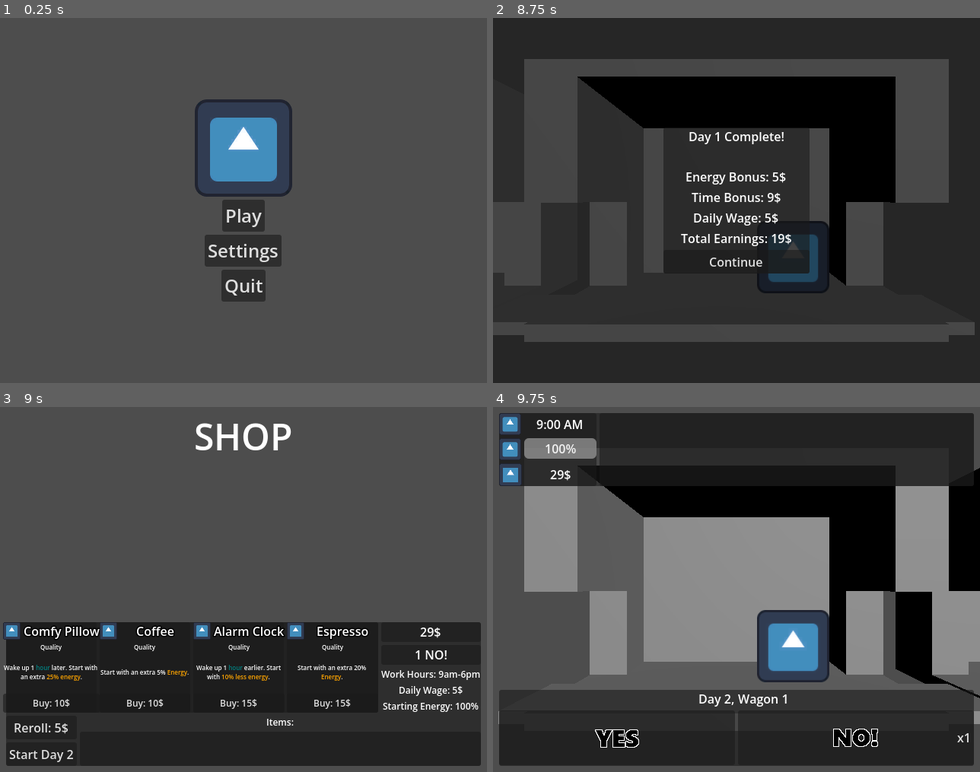
Above: before the commit, frames 1-4 (two rows, left to right).
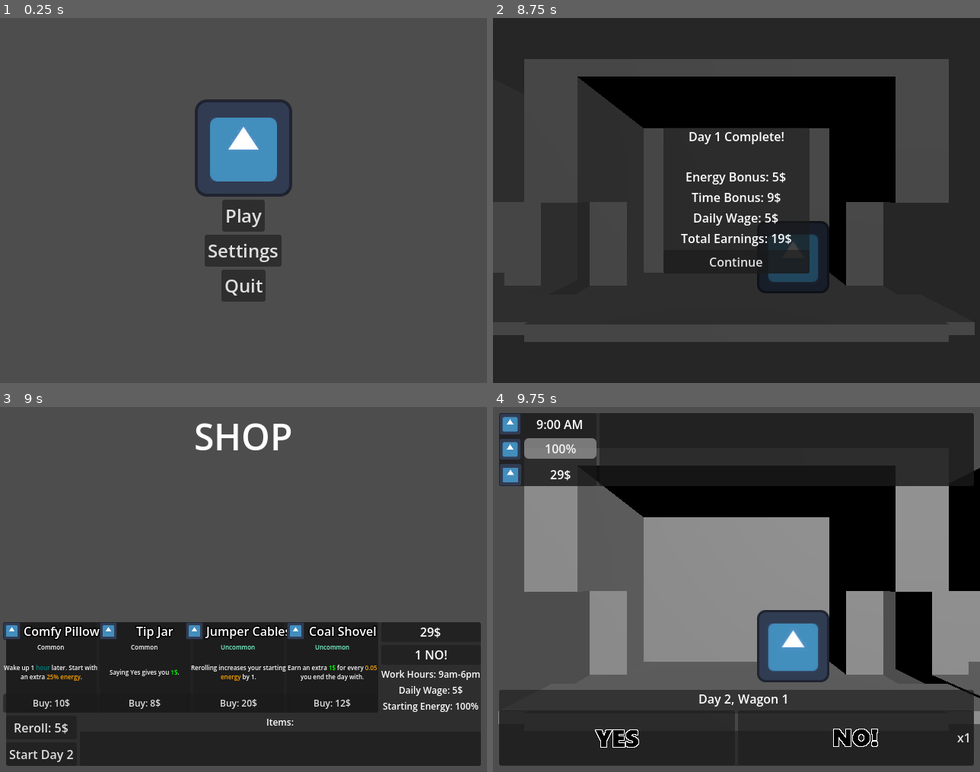
Above: after the commit, the same moments.

Repository: Smg065/WGJ2026
Game: Godot game, scene res://Scenes/MainMenu.tscn
The game is run twice, just before and just after one commit, with the same random seed, the same clock (stepped at 60 frames per second) and the same inputs. The engine's default icon, where the game draws it, is replaced by a stand-in: a white triangle on a blue panel in a dark square.
Inputs (mouse positions are in pixels of both pictures, inside the frame that each line leads up to):
- Up to frame 1 (0.25 s): no input
- Up to frame 2 (8.75 s): click "Play" at 0.5 s; click (614, 350) at 1.25 s; click "x1" at 2.75 s; click (614, 350) at 4.25 s; click (614, 350) at 5.75 s; tap Enter at 7.25 s
- Up to frame 3 (9 s): click "Continue" at 8.75 s
- Up to frame 4 (9.75 s): click "Start Day 2" at 9.5 s

Frames 1-2 are identical in both runs. In frame 3, 1.9% of the frame differs, in the area x 7-78%, y 59-83%; in frame 4, nothing differs.
Error before the commit: Parse Error: Class "ItemShelves" hides a global script class. (res://Scripts/Items/Halo.gd:2)

Commit message:
Item Bugs

Diff:
--- a/Scripts/Items/BrokenLocket.gd
+++ b/Scripts/Items/BrokenLocket.gd
@@ -9,4 +9,4 @@
 
 func on_purchase(gameplay : Gameplay) -> void:
 	gameplay.luck -= 1
-	gameplay.nos += 1
+	gameplay.startingNos += 1
--- a/Scripts/Items/ComfyPillow.gd
+++ b/Scripts/Items/ComfyPillow.gd
@@ -14,4 +14,4 @@
 
 func on_purchase(gameplay : Gameplay) -> void:
 	gameplay.startingTime += 1
-	gameplay.startingEnergy += 50
+	gameplay.startingEnergy += 25
--- a/Scripts/Items/Halo.gd
+++ b/Scripts/Items/Halo.gd
@@ -1,5 +1,5 @@
 extends ItemBase
-class_name ItemShelves
+class_name ItemHalo
 
 func setup_item() -> void:
 	itemName = "Halo"
--- a/Scripts/Items/NoButton.gd
+++ b/Scripts/Items/NoButton.gd
@@ -4,8 +4,8 @@
 func setup_item() -> void:
 	itemName = "NO! Button"
 	rarity = ItemBase.RARITIES.LEGENDARY
-	itemCost = 40
+	itemCost = 35
 	itemDescription = "+1 [color=red]NO![/color]"
 
 func on_purchase(gameplay : Gameplay) -> void:
-	gameplay.nos += 1
+	gameplay.startingNos += 1
--- a/Scripts/Items/Shelves.gd
+++ b/Scripts/Items/Shelves.gd
@@ -4,7 +4,7 @@
 func setup_item() -> void:
 	itemName = "Shelves"
 	rarity = ItemBase.RARITIES.UNCOMMON
-	itemCost = 10
+	itemCost = 15
 	itemDescription = "Rerolls cost [color=green]1$[/color] less."
 
 func on_purchase(gameplay : Gameplay) -> void:
--- a/Scripts/ShopItem.gd
+++ b/Scripts/ShopItem.gd
@@ -17,7 +17,7 @@
 	#Item text
 	itemNameLabel.text = curItem.itemName
 	#Item Quality
-	match ItemBase.RARITIES:
+	match curItem.rarity:
 		ItemBase.RARITIES.COMMON:
 			itemQualityLabel.text = "Common"
 			itemQualityLabel.modulate = Color.WHITE
